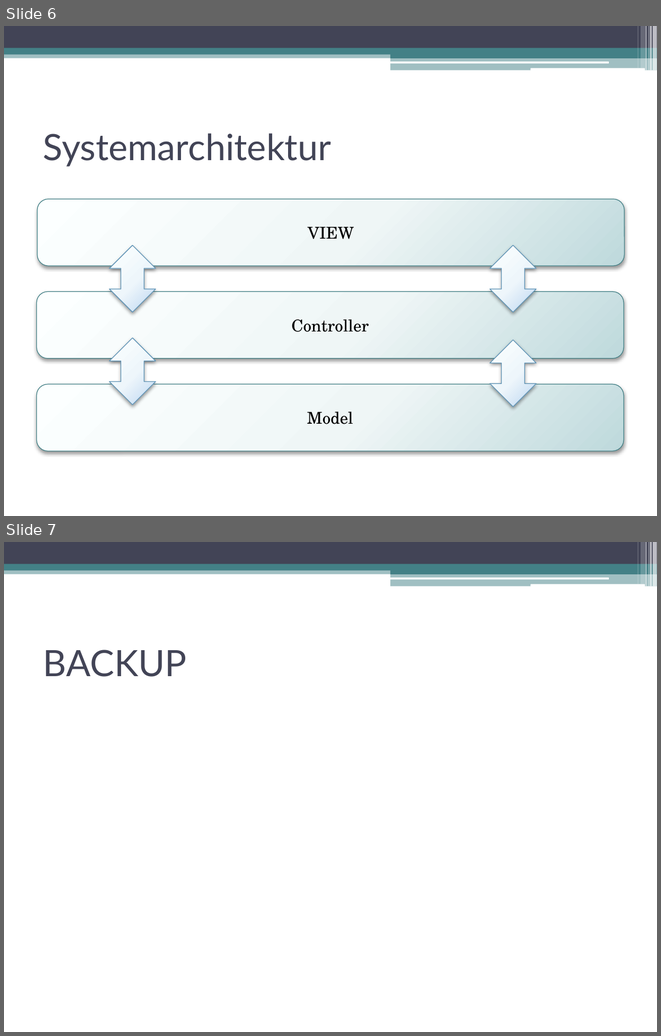
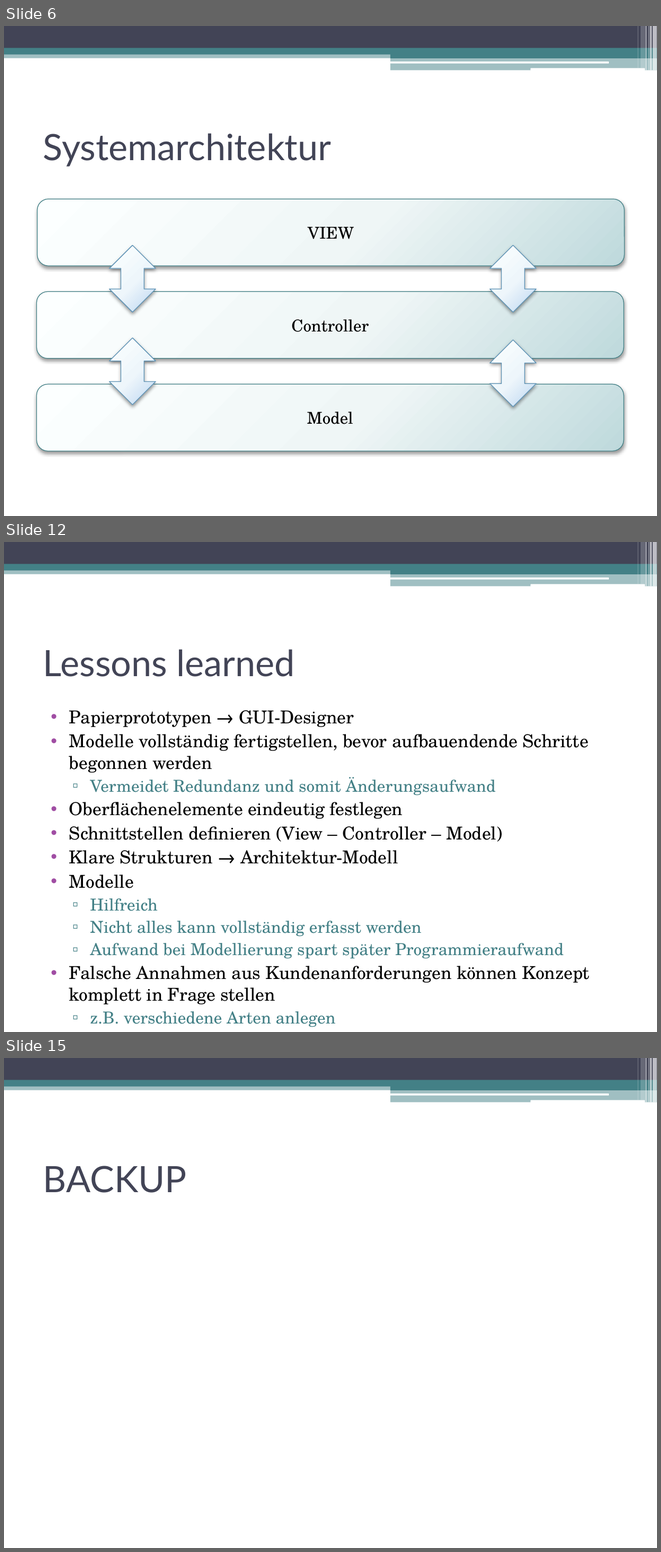
Before and after one commit to DanJoeHa/Fallstudie, a slide deck: Projektmanagement/Abschlusspräsentation.pptx. Shown one above the other, each under a label of ours: slides 6 and 7 before the commit, slides 6, 12 and 15 after it; the slides between them are not shown. The pictures are 661x1036 and 661x1552 pixels, drawn with LibreOffice and Linux fonts; fonts in the diff are those of the drawing. Boxes give left, top, right and bottom in pixels: in the first picture for what was removed or moved away, otherwise in the second. Text is boxed around its words. In the diff, an @@ line names an element or a change of style, - is before the commit and + after.

```diff
--- a/Projektmanagement/Abschlusspräsentation.pptx
+++ b/Projektmanagement/Abschlusspräsentation.pptx
@@ slide 12 added at bbox=[4, 542, 657, 1032], background #FFFFFF; not listed: 13 template elements that a slide beside it also shows @@
@@ title added at bbox=[43, 649, 296, 677], 40 pt, text #424456 @@
+Lessons learned
@@ text added at bbox=[69, 710, 590, 1027], 19.6 pt, text #000000 @@
+• Papierprototypen → GUI-Designer
+• Modelle vollständig fertigstellen, bevor aufbauendende Schritte begonnen werden
+  ▫ Vermeidet Redundanz und somit Änderungsaufwand
+• Oberflächenelemente eindeutig festlegen
+• Schnittstellen definieren (View – Controller – Model)
+• Klare Strukturen → Architektur-Modell
+• Modelle
+  ▫ Hilfreich
+  ▫ Nicht alles kann vollständig erfasst werden
+  ▫ Aufwand bei Modellierung spart später Programmieraufwand
+• Falsche Annahmen aus Kundenanforderungen können Konzept komplett in Frage stellen
+  ▫ z.B. verschiedene Arten anlegen
+  ▫ Anforderungen hinterfragen
@@ what was slide 7 is now slide 15 @@
```
Also in this commit, not shown: 2 slides changed, 7 other slides added.
